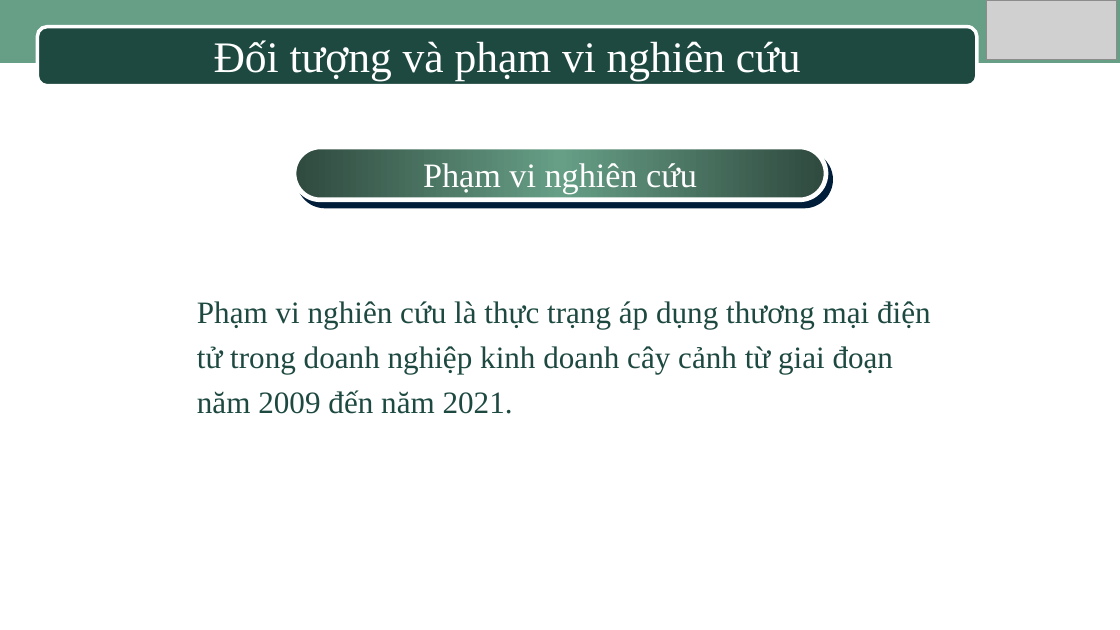
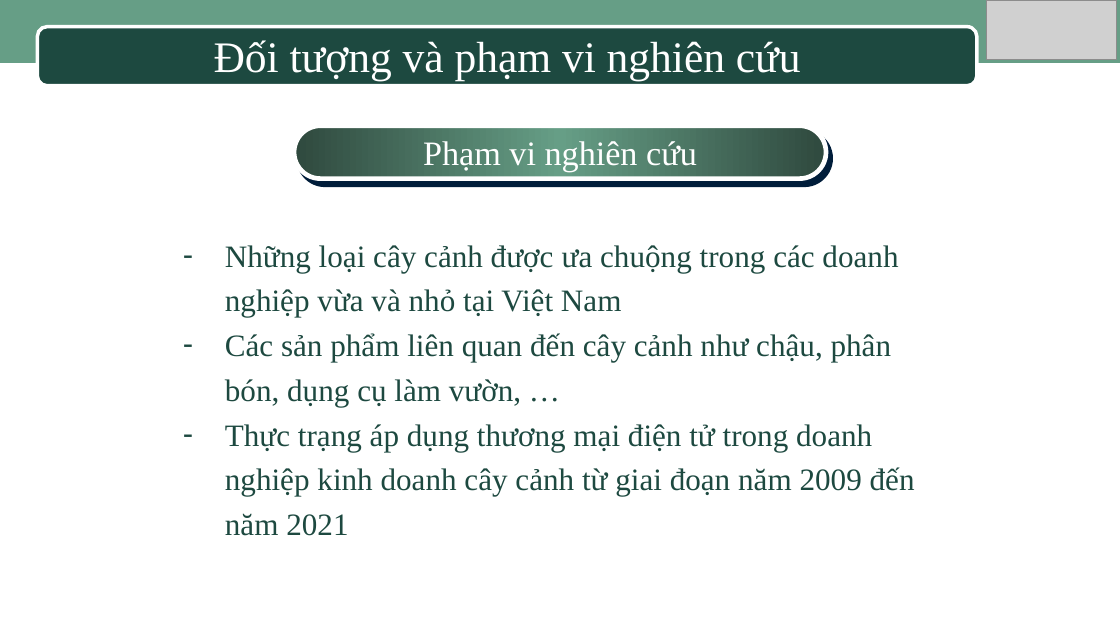
Before and after one commit to HuynhHueTruc/LuanVanTinHocUngDung, a slide deck: slide 8 of Slide_Bao_cao_luan_Van.ppt. Drawn at 1120x630 pixels with LibreOffice and Linux fonts; fonts in the diff are those of the drawing; grey boxes stand for pictures; background and template pictures are left out. Boxes give left, top, right and bottom in pixels: in the first picture for what was removed or moved away, otherwise in the second. Text is boxed around its words. In the diff, an @@ line names an element or a change of style, - is before the commit and + after.

```diff
--- a/Slide_Bao_cao_luan_Van.ppt
+++ b/Slide_Bao_cao_luan_Van.ppt
@@ rounded rectangle "Phạm vi nghiên cứu" moved from (x1=295, y1=147, x2=827, y2=199) to (x1=295, y1=125, x2=827, y2=178) @@
@@ text at (x1=225, y1=245, x2=915, y2=536): text changed @@
-Phạm vi nghiên cứu là thực trạng áp dụng thương mại điện tử trong doanh nghiệp kinh doanh cây cảnh từ giai đoạn năm 2009 đến năm 2021.
+– Những loại cây cảnh được ưa chuộng trong các doanh nghiệp vừa và nhỏ tại Việt Nam
+– Các sản phẩm liên quan đến cây cảnh như chậu, phân bón, dụng cụ làm vườn, …
+– Thực trạng áp dụng thương mại điện tử trong doanh nghiệp kinh doanh cây cảnh từ giai đoạn năm 2009 đến năm 2021
```
Also in this commit, not shown: 6 other slides changed, 1 slide added, 3 other files.
